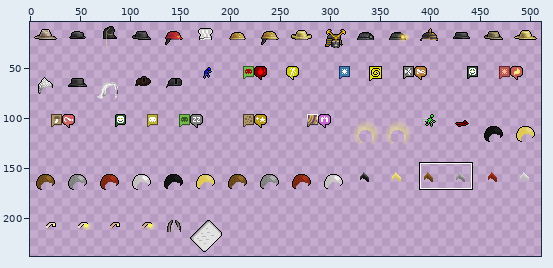
Two states of a sprite sheet, gfx/ChibiUltica/ChibiTallOverlay.png. Above, an overview of the earlier version with the close-up marked.
Close-up. The starting point:
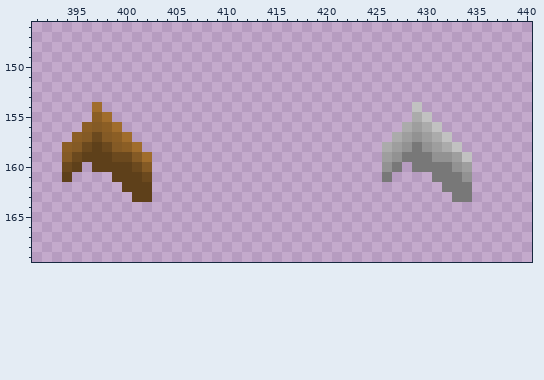
The file is 512x240 pixels. Pixels under 10% opacity are left out. Colours within 5 levels of each other are drawn and written as one. Shown: x 391..440, y 146..169. The wide view leaves out empty margins. The commit also changed other parts of the picture, which this record leaves out.
New version:
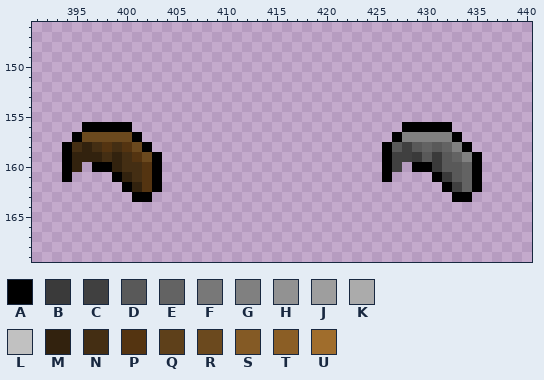
Palette (. is transparent): A #000000  B #3a3a3a  C #404040  D #595959  E #636363  F #787878  G #808080  H #929292  J #9e9e9e  K #ababab  L #c1c1c1  M #32220e  N #442e13  P #543411  Q #5e401a  R #6b491e  S #845a25  T #8b5e25  U #a06d2c
The edit:
Changed rows in their new state; - is an unchanged pixel.
first column x 394:
154 ---.-------------------------------.------
155 ---..------------------------------..-----
156 --AAAAA---------------------------AAAAA---
157 -AR-RRRA-------------------------AGGGGGA--
158 ANMNPNPRA-----------------------ADCDEDEGA-
159 AMMMNMNPRA----------------------ACCBDBDEGA
160 AM-AAMNNPA----------------------AC-AABDDEA
161 A----AMNPA----------------------A----ABDEA
162 ------AMPA----------------------------ACEA
163 -------AA------------------------------AA-
Where, in picture pixels (left, top, right, bottom), the same in both close-ups:
changed: (62, 102, 162, 202)
changed: (382, 102, 482, 202)
